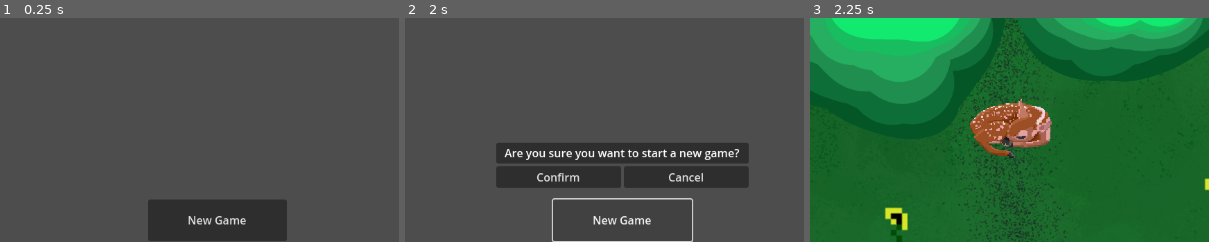
Above: before the commit, frames 1-3 (left to right).
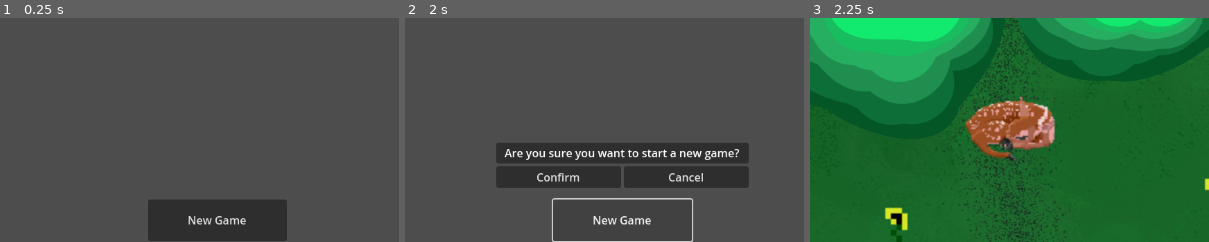
Above: after the commit, the same moments.

Repository: The-Witches-You-Know/witch-s-dream
Game: Godot game, scene res://packedscenes/Menu/menu_ui.tscn
Two runs of this game, one before a commit and one after it. Both use one fixed random seed, a clock stepped at 60 frames per second and the inputs below. The engine's default icon, where the game draws it, is replaced by a stand-in: a white triangle on a blue panel in a dark square.
Inputs:
- Up to frame 1 (0.25 s): no input
- Up to frame 2 (2 s): click "New Game" at 0.5 s; click "New Game" at 1.25 s
- Up to frame 3 (2.25 s): click "Confirm" at 2 s
The pictures show only the part of the screen within x 23-73%, y 0-50%; the shares and areas given below are measured in that part.

Frames 1-2 are identical in both runs. In frame 3, 2.3% of the frame differs, in the area x 38-62%, y 34-64%.

Commit message:
sprite downscaling, modifiable speaker sprite

Diff:
--- a/Main.tscn
+++ b/Main.tscn
@@ -18,7 +18,7 @@
 [ext_resource type="PackedScene" uid="uid://dpn3yycnujsm5" path="res://packedscenes/dialogue_option.tscn" id="10_a7co6"]
 [ext_resource type="Texture2D" uid="uid://d3trt17hd66lk" path="res://sprites/ferret.png" id="10_r6mbt"]
 [ext_resource type="Script" path="res://scripts/interactables/deer.gd" id="14_350qi"]
-[ext_resource type="Texture2D" uid="uid://ps1ghvwb0nxw" path="res://sprites/zy0ne17e3qla12.png" id="14_r3a4n"]
+[ext_resource type="Texture2D" uid="uid://dn2cwcor5ife7" path="res://sprites/deer_downscaled.png" id="19_gb8gi"]
 [ext_resource type="PackedScene" uid="uid://i7v0l68exofs" path="res://packedscenes/LevelComponents/new_area.tscn" id="20_g5xpi"]
 [ext_resource type="PackedScene" uid="uid://crrsi7b34ay5v" path="res://packedscenes/Levels/temp_scene_2.tscn" id="21_r08me"]
 
@@ -524,16 +524,14 @@
 z_index = -1
 offset_left = 225.0
 offset_top = -150.0
-offset_right = 825.0
-offset_bottom = 450.0
-scale = Vector2(0.5, 0.5)
+offset_right = 525.0
+offset_bottom = 150.0
 texture = ExtResource("10_r6mbt")
 
 [node name="Deer" parent="." instance=ExtResource("3_gwnuu")]
 position = Vector2(24, -39)
-scale = Vector2(0.02, 0.02)
 script = ExtResource("14_350qi")
-defaultSprite = ExtResource("14_r3a4n")
+defaultSprite = ExtResource("19_gb8gi")
 
 [node name="NewArea" parent="." instance=ExtResource("20_g5xpi")]
 position = Vector2(44, 474)
--- a/scripts/dialogue/dialogueHandler.gd
+++ b/scripts/dialogue/dialogueHandler.gd
@@ -5,6 +5,7 @@
 var currentDialogueTreeEntry = null
 var isPrintingOutText = false
 var dialogueOptions = []
+var speakerSprite
 
 var expectedDialogueOptionsPositions = [
 	[],
@@ -16,6 +17,7 @@
 
 # Called when the node enters the scene tree for the first time.
 func _ready():
+	speakerSprite = $SpeakerSprite
 	dialogueOptions = [$DialogueOption1, $DialogueOption2, $DialogueOption3, $DialogueOption4]
 	for option in dialogueOptions:
 		option.visible = false
@@ -23,6 +25,7 @@
 
 # When starting dialogue, pick out correct dialogue tree and start at correct line
 func openDialogueBox(dialogueTreeName, openingLineIndex):
+	$SpeakerSprite.texture = ResourceLoader.load(DialogueTree.dialogueDefaultSpeakerSprites[dialogueTreeName])
 	self.visible = true
 	self.currentDialogueTree = DialogueTree.dialogueTreeEntries[dialogueTreeName]
 	self.currentDialogueTreeEntry = currentDialogueTree[openingLineIndex]
@@ -98,7 +101,7 @@
 
 func onOptionSelection(optionIndex):
 	if (currentDialogueTreeEntry.dialogueOptions[optionIndex].selectionCallback != null):
-		currentDialogueTreeEntry.dialogueOptions[optionIndex].selectionCallback.call()
+		currentDialogueTreeEntry.dialogueOptions[optionIndex].selectionCallback.call(self)
 	var nextIndex = currentDialogueTreeEntry.dialogueOptions[optionIndex].nextDialogueLineIndex
 	if (nextIndex == null):
 		hideDialogueBox()
--- a/scripts/dialogue/dialogueTree.gd
+++ b/scripts/dialogue/dialogueTree.gd
@@ -12,22 +12,22 @@
 			[
 				DialogueTreeOption.standardOption("Here we do a loop", 1),
 				DialogueTreeOption.standardOption("Would you kindly finish dialogue?", 2).addCallback(
-					func (): SaveFile.setOrPut("DialogueTreeEntry.Test.NextOpeningLineIndex", 4)
+					func (dialogue): SaveFile.setOrPut("DialogueTreeEntry.Test.NextOpeningLineIndex", 4)
 				),
 				DialogueTreeOption.finishOption("Aight imma head out").addCallback(
-					func (): SaveFile.setOrPut("DialogueTreeEntry.Test.ChoseOptionThree", true)
+					func (dialogue): SaveFile.setOrPut("DialogueTreeEntry.Test.ChoseOptionThree", true)
 				),
 				DialogueTreeOption.standardOption("Special finish dialogue by speaker, visible only to those who clicked option 3 at least once", 5).showOnCondition(
-					func (): return SaveFile.safeGet("DialogueTreeEntry.Test.ChoseOptionThree", false)
+					func (dialogue): return SaveFile.safeGet("DialogueTreeEntry.Test.ChoseOptionThree", false)
 				),
 			]
 		),
 		DialogueTreeEntry.finish("Test dialogue tree, signing off. Have a nice day!"),
 		DialogueTreeEntry.monologue("Here is a test for starting new dialogue for the same speaker. It will advance to the 3 options just like before.", 1).addDefaultCallback(
-			func (): SaveFile.setOrPut("DialogueTreeEntry.Test.NextOpeningLineIndex", 3)
+			func (dialogue): SaveFile.setOrPut("DialogueTreeEntry.Test.NextOpeningLineIndex", 3)
 		),
 		DialogueTreeEntry.monologue("Here is a special line for folks selecting option 2 in the multi-option dialogue tree entry. It will advance to the 3 options just like before and reset the starting line.", 1).addDefaultCallback(
-			func (): SaveFile.setOrPut("DialogueTreeEntry.Test.NextOpeningLineIndex", 0)
+			func (dialogue): SaveFile.setOrPut("DialogueTreeEntry.Test.NextOpeningLineIndex", 0)
 		),
 		DialogueTreeEntry.finish("Special finish dialogue triggered. Finishing dialogue..."),
 
@@ -36,10 +36,25 @@
 		DialogueTreeEntry.monologue(
 			"test" ,1
 		).addDefaultCallback(
-			func (): SaveFile.setOrPut("DialogueTreeEntry.Deer.NextOpeningLineIndex",1)
-
+			func (dialogue): SaveFile.setOrPut("DialogueTreeEntry.Deer.NextOpeningLineIndex",1)
 		),
-		DialogueTreeEntry.finish("test succssfull"),
+		DialogueTreeEntry.multiOption(
+			"Hemlo. Am deer.",
+			[
+				DialogueTreeOption.standardOption("Could u be a ferret instead?", 2).addCallback(
+					func(dialogue): dialogue.speakerSprite.texture = ResourceLoader.load("res://sprites/ferret.png")
+				),
+				DialogueTreeOption.standardOption("Could u pls keep being cute cute?", 2),
+			]
+		),
+		DialogueTreeEntry.finish(
+			"Way ahead of u fam. Have a nice day!"
+		)
 	]
 
 }
+
+static var dialogueDefaultSpeakerSprites = {
+	"Test": "res://sprites/ferret.png",
+	"Deer": "res://sprites/deer_speaker.png",
+}
Binary file added: sprites/deer_downscaled.png
Not shown, added: sprites/deer_downscaled.png.import
Binary file added: sprites/deer_speaker.png
Not shown, added: sprites/deer_speaker.png.import
Binary file changed: sprites/ferret.png
